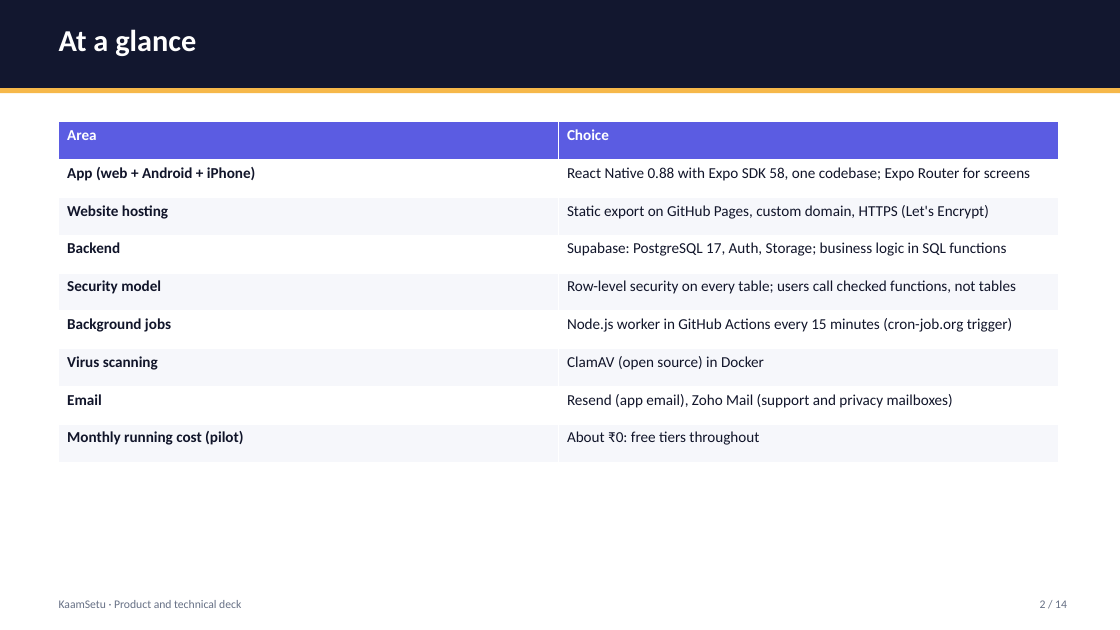
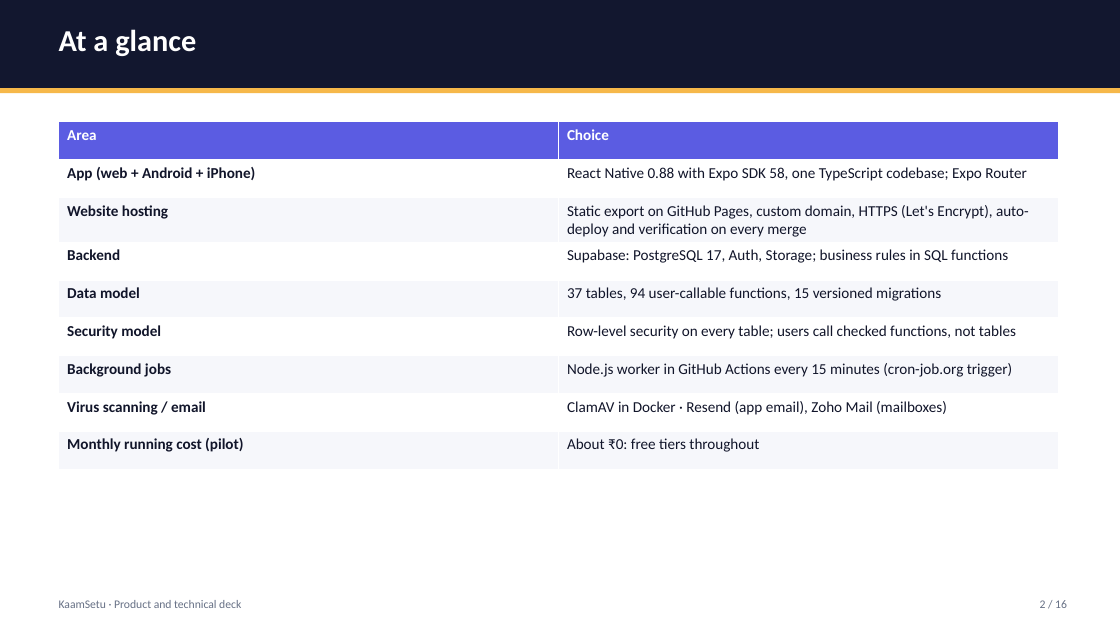
Before and after one commit to Rish866/KaamSetu, a slide deck: slide 2 of docs/decks/KaamSetu-Technical-Deck.pptx. Drawn at 1120x630 pixels with LibreOffice and Linux fonts; fonts in the diff are those of the drawing. Boxes give left, top, right and bottom in pixels: in the first picture for what was removed or moved away, otherwise in the second. Text is boxed around its words. In the diff, an @@ line names an element or a change of style, - is before the commit and + after.

Commit message:
docs: investor and technical decks v2 (India-wide, accountability engine, outcome-based fees, DPDP); refreshed screenshots

```diff
--- a/docs/decks/KaamSetu-Technical-Deck.pptx
+++ b/docs/decks/KaamSetu-Technical-Deck.pptx
@@ table at box(59, 122, 1059, 462) @@
-row 2: App (web + Android + iPhone) | React Native 0.88 with Expo SDK 58, one codebase; Expo Router for screens
-row 3: Website hosting | Static export on GitHub Pages, custom domain, HTTPS (Let's Encrypt)
-row 4: Backend | Supabase: PostgreSQL 17, Auth, Storage; business logic in SQL functions
+row 2: App (web + Android + iPhone) | React Native 0.88 with Expo SDK 58, one TypeScript codebase; Expo Router
+row 3: Website hosting | Static export on GitHub Pages, custom domain, HTTPS (Let's Encrypt), auto-deploy and verification on every merge
+row 4: Backend | Supabase: PostgreSQL 17, Auth, Storage; business rules in SQL functions
+row 5: Data model | 37 tables, 94 user-callable functions, 15 versioned migrations
-row 7: Virus scanning | ClamAV (open source) in Docker
-row 8: Email | Resend (app email), Zoho Mail (support and privacy mailboxes)
+row 8: Virus scanning / email | ClamAV in Docker · Resend (app email), Zoho Mail (mailboxes)
```
Also in this commit, not shown: 10 other slides changed, 4 slides added, 2 slides removed, 15 other files.
